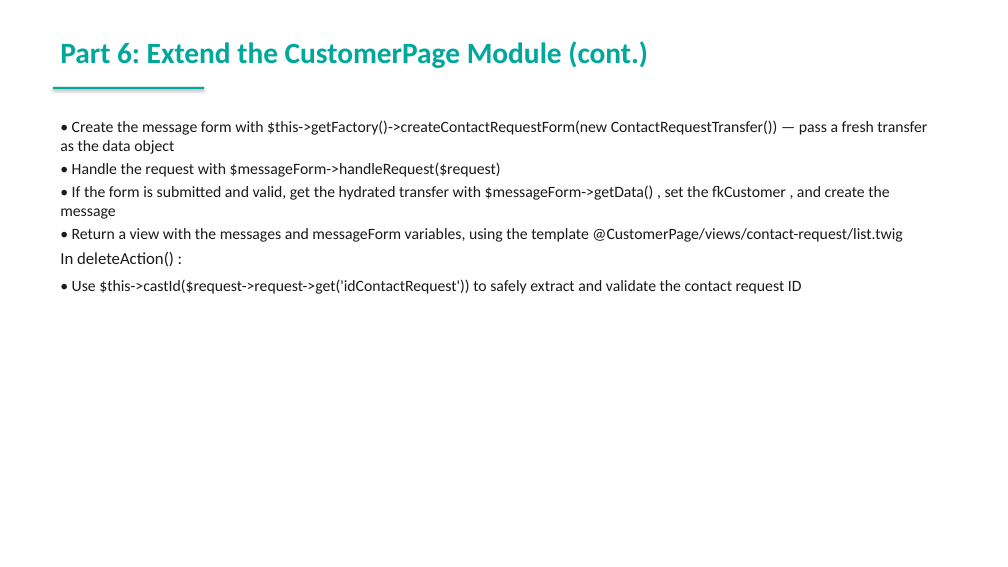
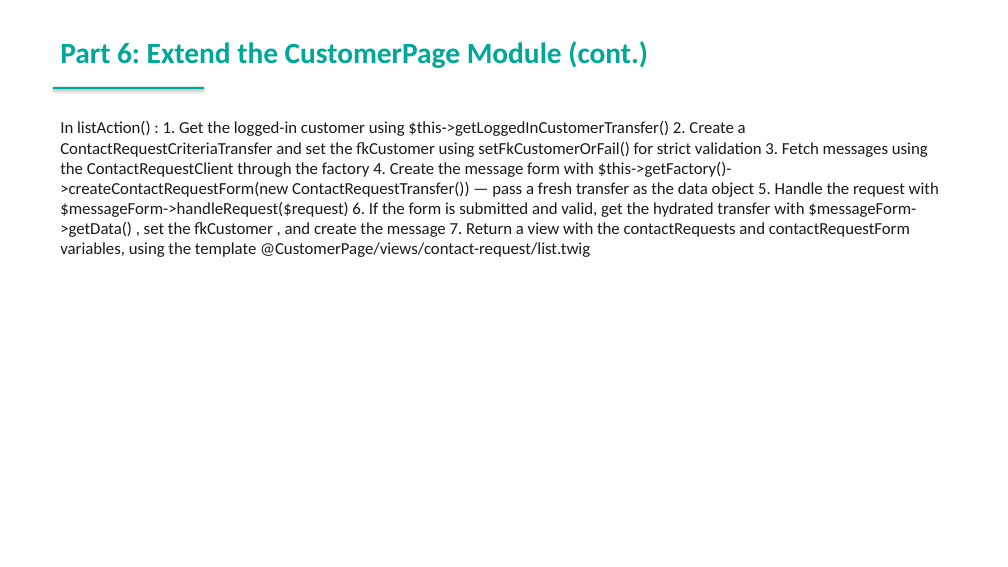
Before and after one commit to spryker-academy/instructor-exercises, a slide deck: slide 191 of guides-pptx/spryker-academy-fundamental.pptx (slide 183 before the commit). Drawn at 1008x567 pixels with LibreOffice and Linux fonts; fonts in the diff are those of the drawing. Boxes give left, top, right and bottom in pixels: in the first picture for what was removed or moved away, otherwise in the second. Text is boxed around its words. In the diff, an @@ line names an element or a change of style, - is before the commit and + after.

```diff
--- a/guides-pptx/spryker-academy-fundamental.pptx
+++ b/guides-pptx/spryker-academy-fundamental.pptx
@@ text at [60, 121, 939, 257]: text changed; size 15 to 16 pt @@
-• Create the message form with $this->getFactory()->createContactRequestForm(new ContactRequestTransfer()) — pass a fresh transfer as the data object
-• Handle the request with $messageForm->handleRequest($request)
-• If the form is submitted and valid, get the hydrated transfer with $messageForm->getData() , set the fkCustomer , and create the message
-• Return a view with the messages and messageForm variables, using the template @CustomerPage/views/contact-request/list.twig
-In deleteAction() :
-• Use $this->castId($request->request->get('idContactRequest')) to safely extract and validate the contact request ID
+In listAction() : 1. Get the logged-in customer using $this->getLoggedInCustomerTransfer() 2. Create a ContactRequestCriteriaTransfer and set the fkCustomer using setFkCustomerOrFail() for strict validation 3. Fetch messages using the ContactRequestClient through the factory 4. Create the message form with $this->getFactory()->createContactRequestForm(new ContactRequestTransfer()) — pass a fresh transfer as the data object 5. Handle the request with $messageForm->handleRequest($request) 6. If the form is submitted and valid, get the hydrated transfer with $messageForm->getData() , set the fkCustomer , and create the message 7. Return a view with the contactRequests and contactRequestForm variables, using the template @CustomerPage/views/contact-request/list.twig
```
Also in this commit, not shown: 74 other slides changed, 11 slides added, 3 slides removed, 16 other files.
